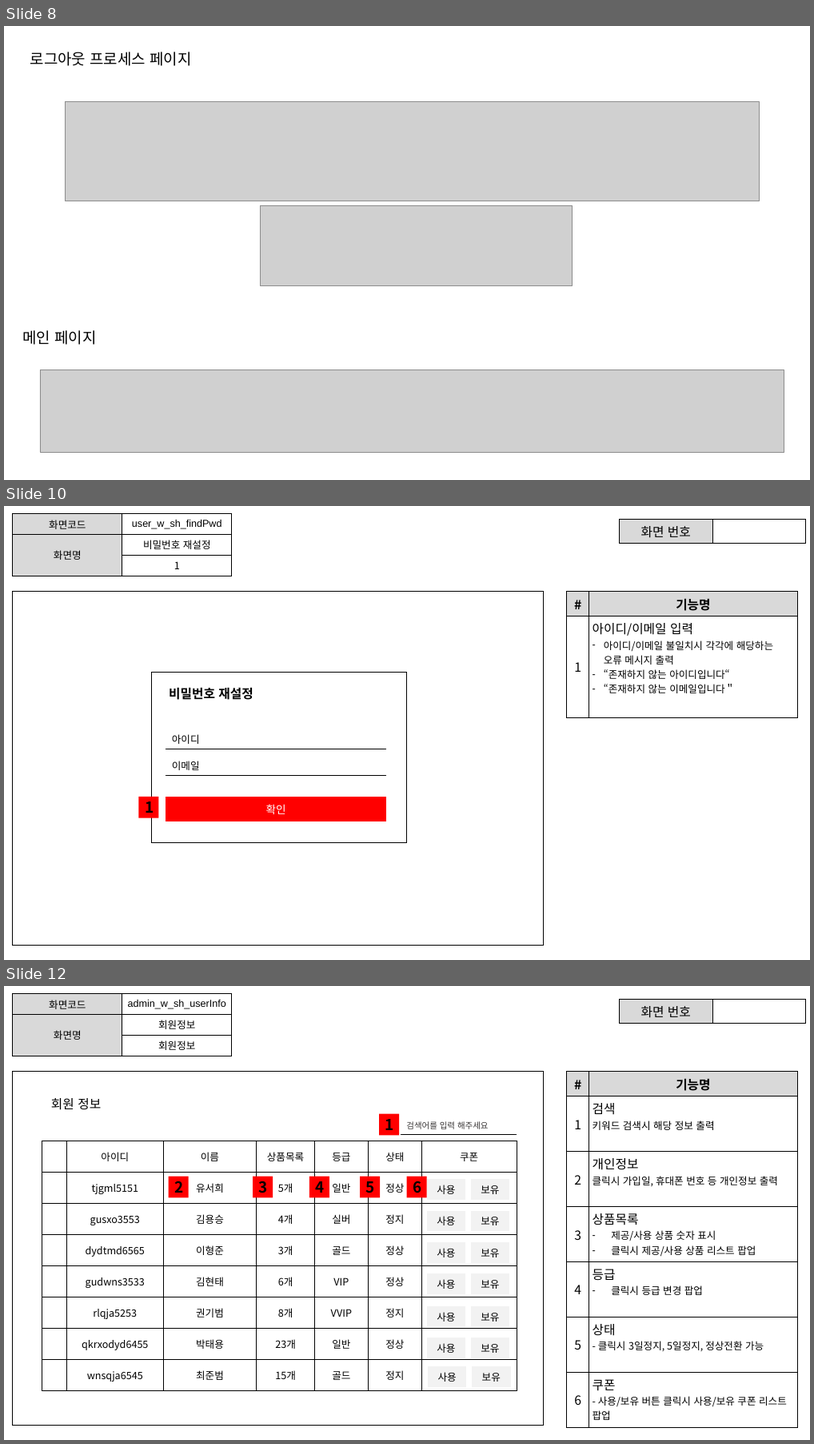
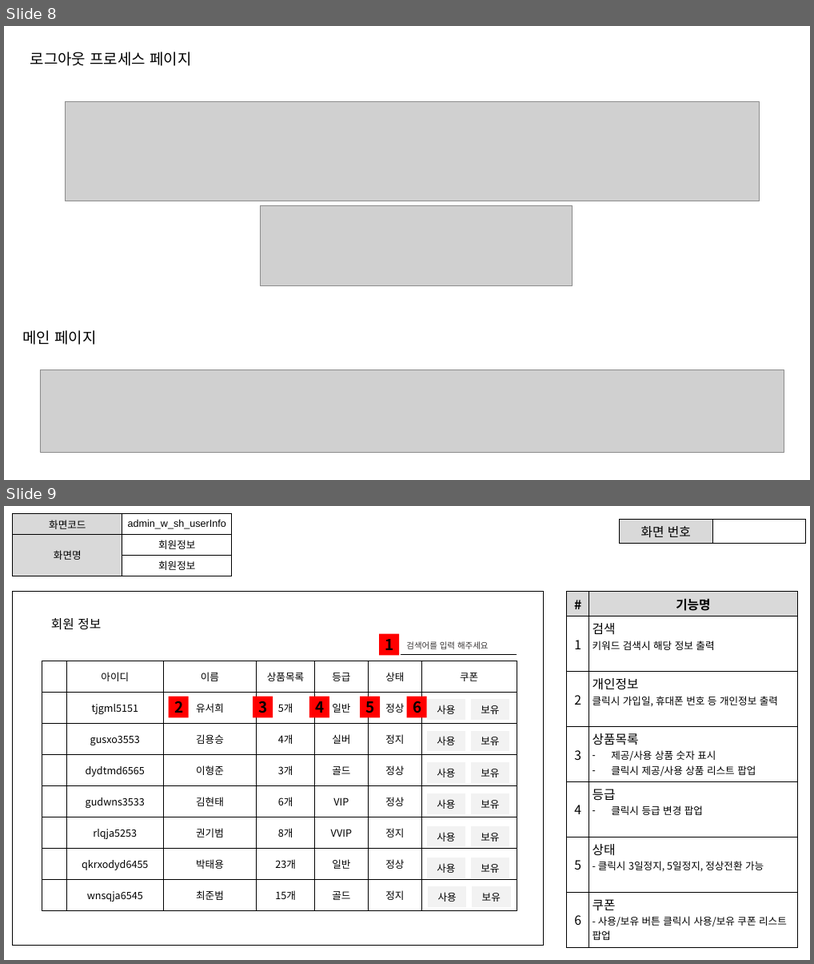
Before and after one commit to ezenteam2/RentalEquip, a slide deck: 0 발표용 파워포인트/0327 4차발표/0327 project04 - 파워포인트 - 서희.pptx. Shown one above the other, each under a label of ours: slides 8, 10 and 12 before the commit, slides 8 and 9 after it; the slides between them are not shown. The pictures are 814x1444 and 814x964 pixels, drawn with LibreOffice and Linux fonts; fonts in the diff are those of the drawing; grey boxes stand for pictures; background and template pictures are left out. Boxes give left, top, right and bottom in pixels: in the first picture for what was removed or moved away, otherwise in the second. Text is boxed around its words. In the diff, an @@ line names an element or a change of style, - is before the commit and + after.

```diff
--- a/0 발표용 파워포인트/0327 4차발표/0327 project04 - 파워포인트 - 서희.pptx
+++ b/0 발표용 파워포인트/0327 4차발표/0327 project04 - 파워포인트 - 서희.pptx
@@ slide 10 removed at (4,506,810,960), background #FFFFFF @@
@@ table removed at (13,514,231,572), 3 rows, 2 columns @@
-화면코드 | user_w_sh_findPwd
-화면명 | 비밀번호 재설정
- | 1
@@ table removed at (620,520,806,541), 1 rows, 2 columns @@
-화면 번호 | 
@@ rectangle removed at (13,592,544,945) @@
@@ table removed at (567,592,798,700), 2 rows, 2 columns @@
-# | 기능명
-1 | 아이디/이메일 입력 / 아이디/이메일 불일치시 각각에 해당하는 오류 메시지 출력 / “존재하지 않는 아이디입니다“ / “존재하지 않는 이메일입니다＂
@@ rectangle removed at (152,672,407,842) @@
@@ rectangle removed at (166,680,276,707) @@
-비밀번호 재설정
@@ table removed at (166,728,386,747), 1 rows, 1 columns @@
-아이디
@@ table removed at (166,755,386,773), 1 rows, 1 columns @@
-이메일
@@ rectangle removed at (139,796,159,817) @@
-1
@@ table removed at (166,796,386,820), 1 rows, 1 columns @@
-확인
@@ what was slide 12 is now slide 9 @@
```
Also in this commit, not shown: 5 other slides removed, 4 other files.
